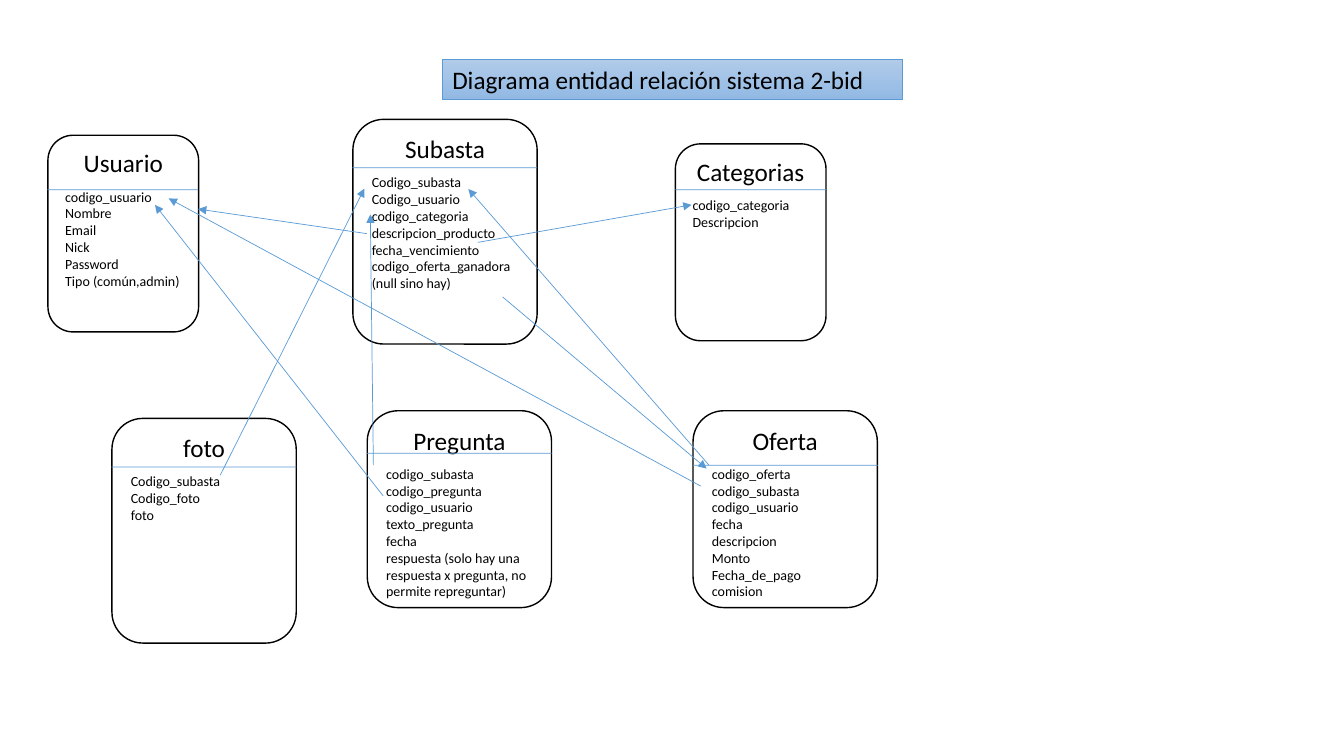
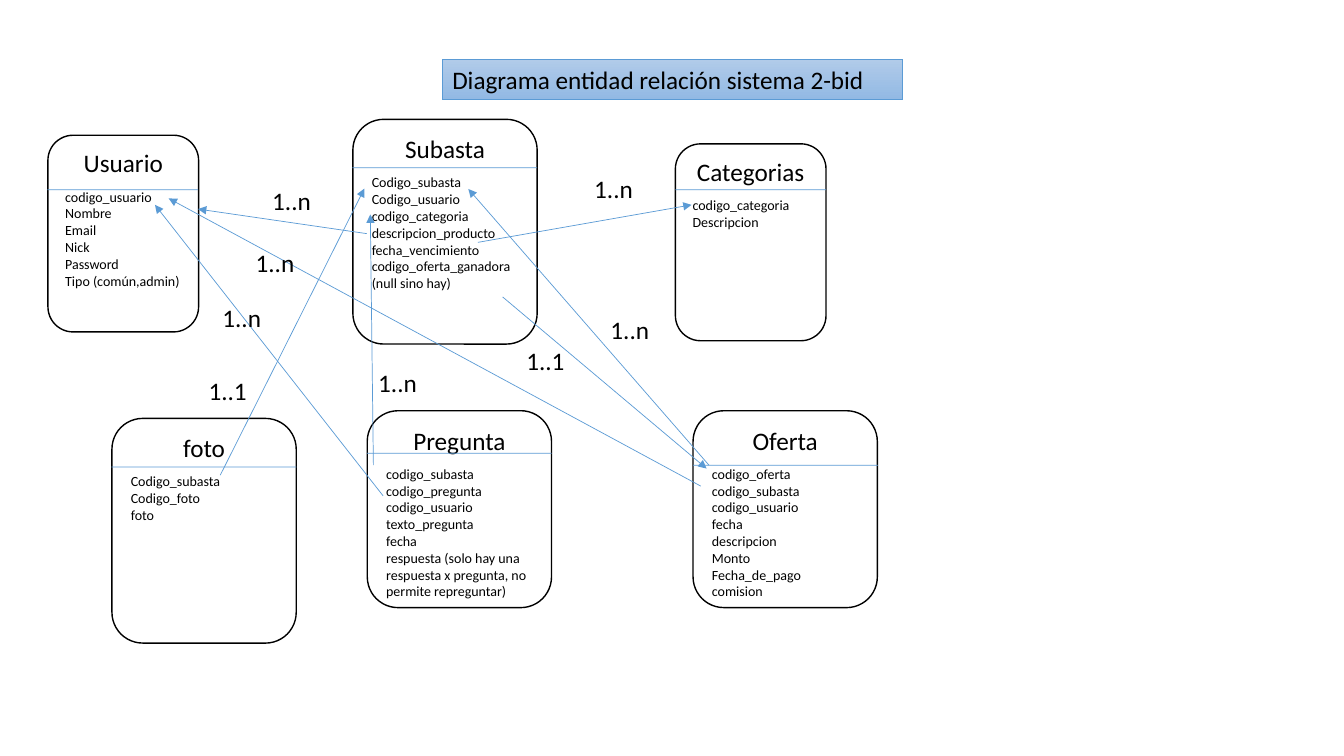
Before and after one commit to jmdelbarrio/2-bid, a slide deck: slide 1 of 2da Entrega/DER.ppt. Drawn at 1344x756 pixels with LibreOffice and Linux fonts; fonts in the diff are those of the drawing. Boxes give left, top, right and bottom in pixels: in the first picture for what was removed or moved away, otherwise in the second. Text is boxed around its words. In the diff, an @@ line names an element or a change of style, - is before the commit and + after.

Commit message:
Error en Sync
Error en sincronización. Se vuelve a la versión anterior.

```diff
--- a/2da Entrega/DER.ppt
+++ b/2da Entrega/DER.ppt
@@ text added at (272,193,311,210), 18 pt, text #000000 @@
+1..n
@@ text added at (594,181,633,198), 18 pt, text #000000 @@
+1..n
@@ text added at (256,252,295,272), 18 pt, text #000000 @@
+1..n
@@ text added at (222,306,261,333), 18 pt, text #000000 @@
+1..n
@@ text added at (610,322,649,339), 18 pt, text #000000 @@
+1..n
@@ text added at (526,353,564,370), 18 pt, text #000000 @@
+1..1
@@ text added at (209,383,247,400), 18 pt, text #000000 @@
+1..1
@@ text added at (378,375,417,392), 18 pt, text #000000 @@
+1..n
```
